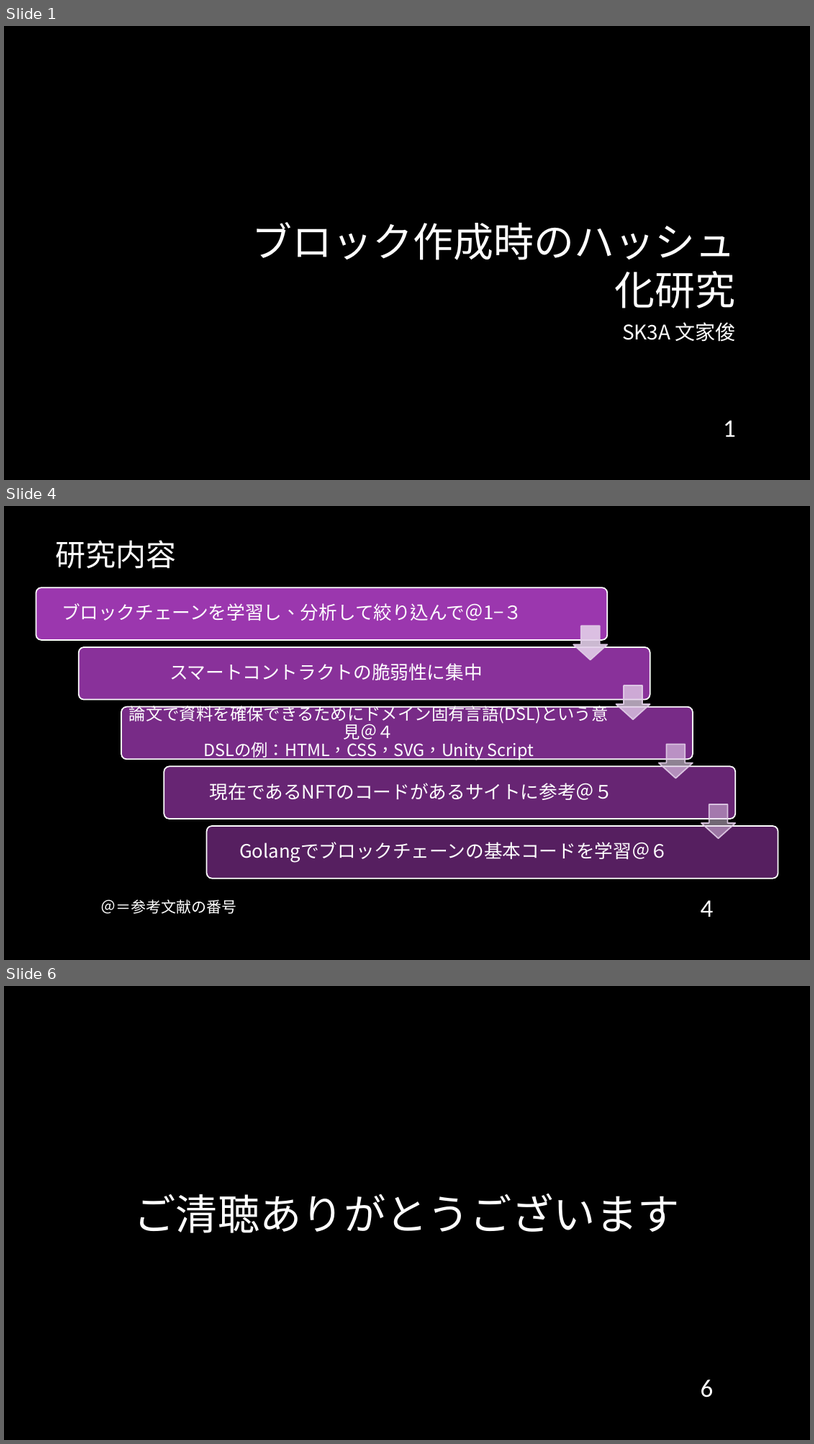
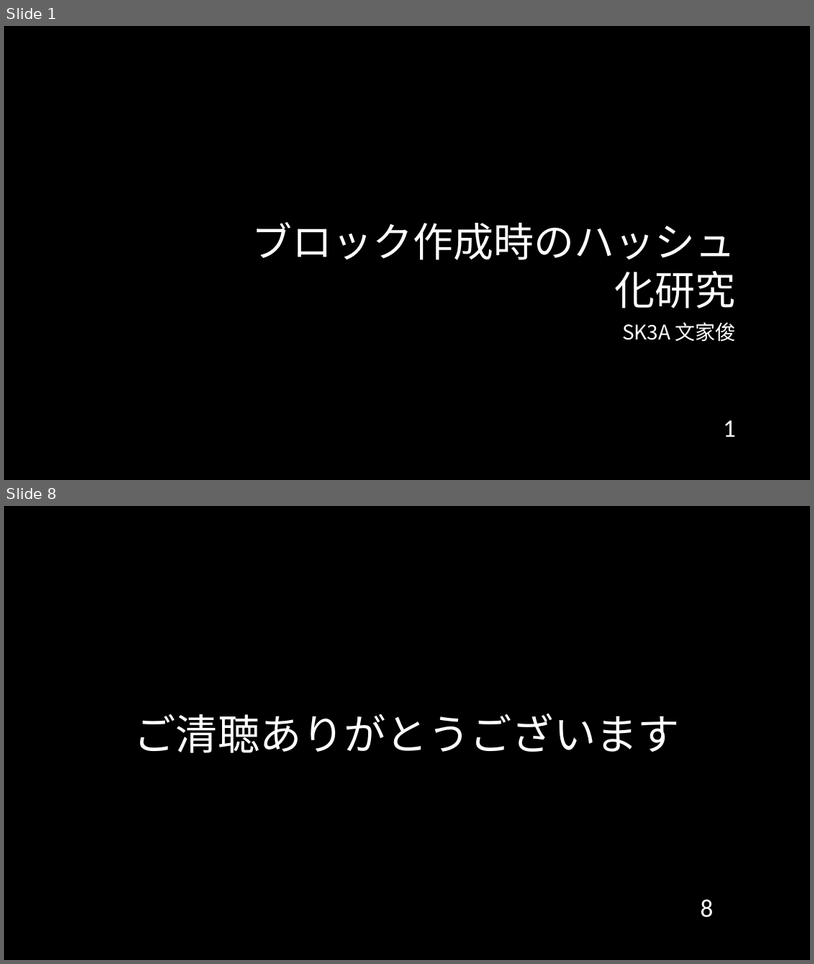
Before and after one commit to cyrusmanosa/Ecc-Year-3, a slide deck: Y3-Sem2/ITゼミ演習II/2024年度_11月報告会_Sk3a04_文家俊.pptx. Shown one above the other, each under a label of ours: slides 1, 4 and 6 before the commit, slides 1 and 8 after it; the slides between them are not shown. The pictures are 814x1444 and 814x964 pixels, drawn with LibreOffice and Linux fonts; fonts in the diff are those of the drawing; background and template pictures are left out. Boxes give left, top, right and bottom in pixels: in the first picture for what was removed or moved away, otherwise in the second. Text is boxed around its words. In the diff, an @@ line names an element or a change of style, - is before the commit and + after.

```diff
--- a/Y3-Sem2/ITゼミ演習II/2024年度_11月報告会_Sk3a04_文家俊.pptx
+++ b/Y3-Sem2/ITゼミ演習II/2024年度_11月報告会_Sk3a04_文家俊.pptx
@@ slide 4 removed at (x1=4, y1=506, x2=810, y2=960), background picture (left out) @@
@@ title removed at (x1=55, y1=540, x2=176, y2=569) @@
-研究内容
@@ group removed at (x1=36, y1=587, x2=778, y2=878): 5 rounded rectangles, 5 texts, 4 down arrows @@
-ブロックチェーンを学習し、分析して絞り込んで＠1−３
-スマートコントラクトの脆弱性に集中
-論文で資料を確保できるためにドメイン固有言語(DSL)という意見＠４
-DSLの例：HTML，CSS，SVG，Unity Script
-現在であるNFTのコードがあるサイトに参考＠５
-Golangでブロックチェーンの基本コードを学習＠６
@@ text removed at (x1=101, y1=899, x2=237, y2=914) @@
-＠＝参考文献の番号
@@ page number removed at (x1=701, y1=900, x2=714, y2=916) @@
-4
@@ what was slide 6 is now slide 8 @@
@@ page number at (x1=701, y1=899, x2=714, y2=917): text changed @@
-6
+8
```
Also in this commit, not shown: 3 slides changed, 4 slides added, 13 other files.
